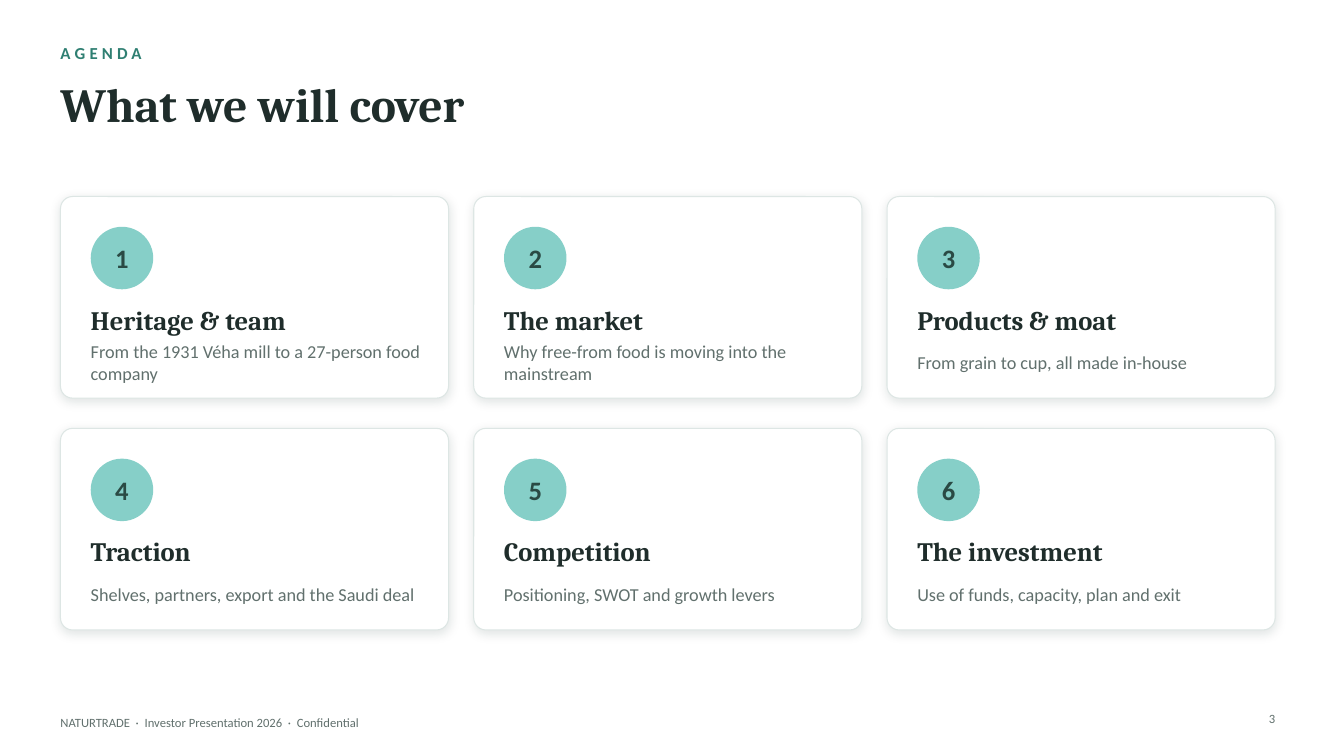
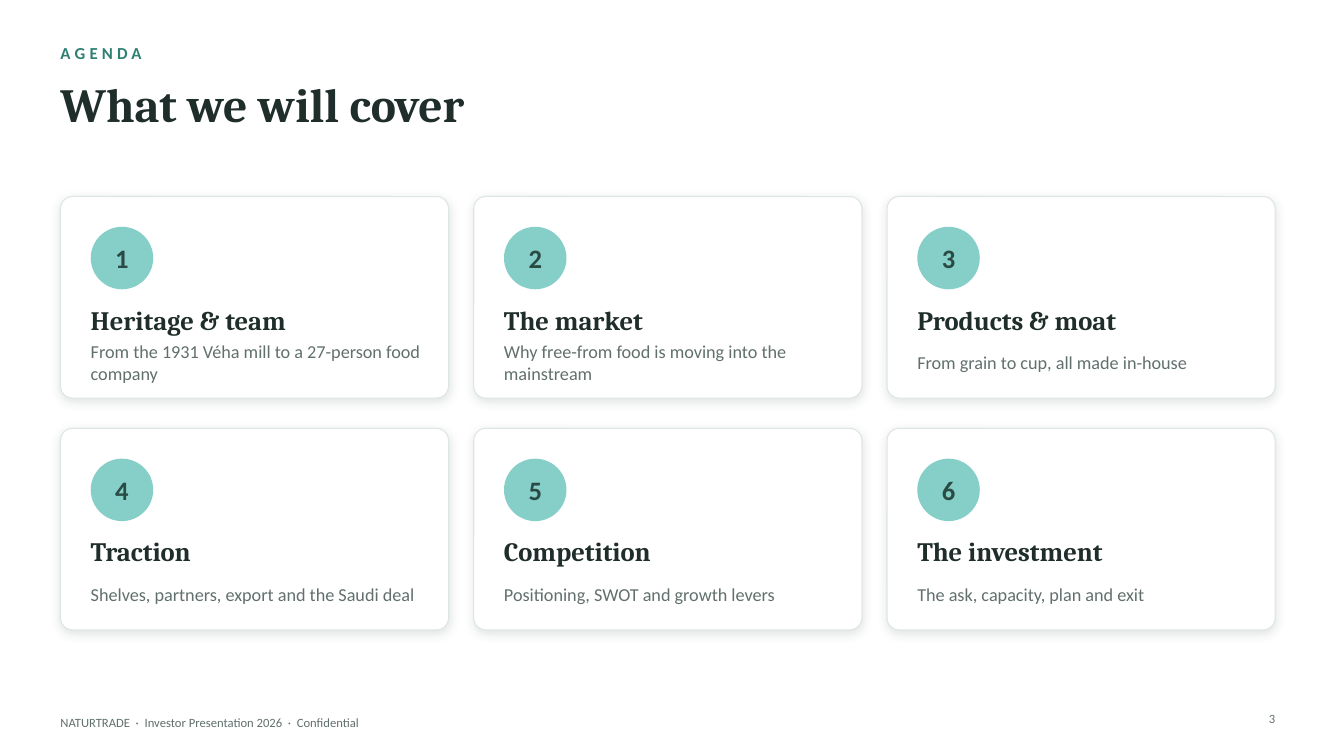
Before and after one commit to vehamiki/testrep1, a slide deck: slide 3 of investor-pitch/Naturtrade_Investor_Pitch_2026_EN.pptx. Drawn at 1344x756 pixels with LibreOffice and Linux fonts; fonts in the diff are those of the drawing. Boxes give left, top, right and bottom in pixels: in the first picture for what was removed or moved away, otherwise in the second. Text is boxed around its words. In the diff, an @@ line names an element or a change of style, - is before the commit and + after.

```diff
--- a/investor-pitch/Naturtrade_Investor_Pitch_2026_EN.pptx
+++ b/investor-pitch/Naturtrade_Investor_Pitch_2026_EN.pptx
@@ text at <box>917,588,1144,604</box>: text changed @@
-Use of funds, capacity, plan and exit
+The ask, capacity, plan and exit
```
Also in this commit, not shown: 4 other slides changed, 6 slides added, 2 other files.
